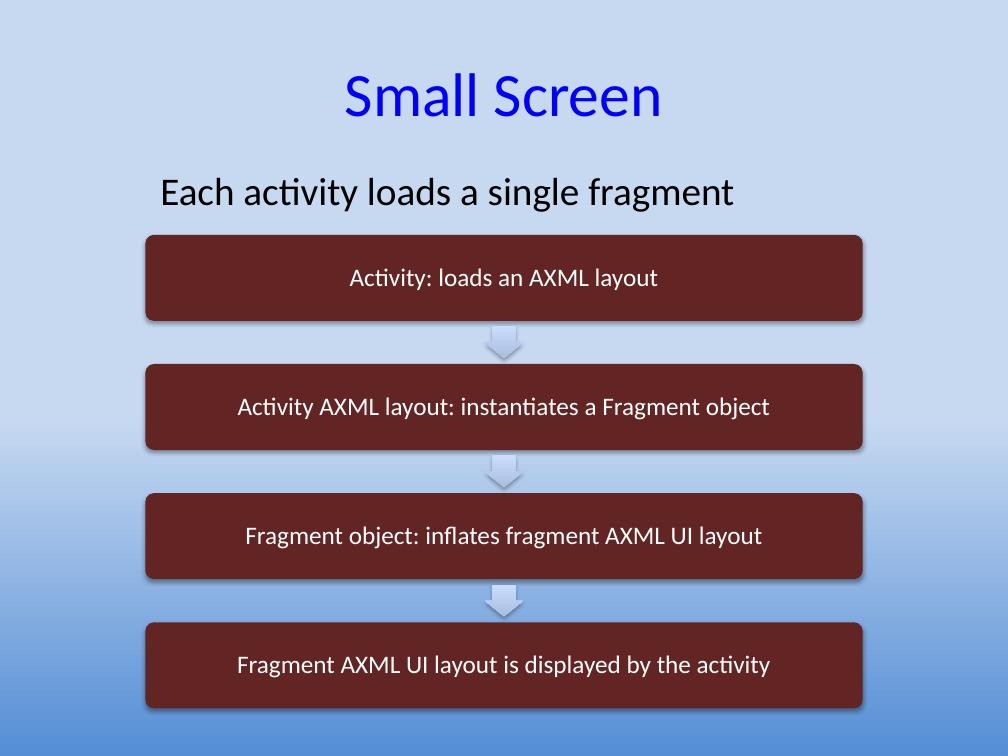
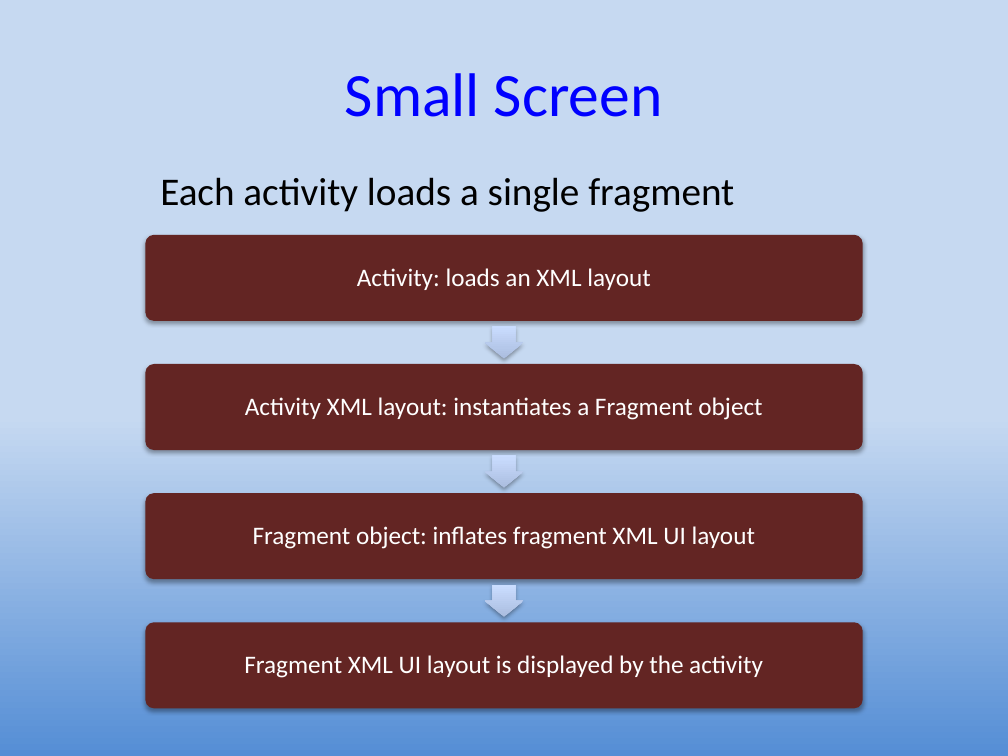
Before and after one commit to UO-CIS/CIS399Android-CourseMaterials, a slide deck: slide 10 of Notes and Slides/CIS399Wk2Day5-Fragments.pptx (slide 9 before the commit). Drawn at 1008x756 pixels with LibreOffice and Linux fonts; fonts in the diff are those of the drawing. Boxes give left, top, right and bottom in pixels: in the first picture for what was removed or moved away, otherwise in the second. Text is boxed around its words. In the diff, an @@ line names an element or a change of style, - is before the commit and + after.

```diff
--- a/Notes and Slides/CIS399Wk2Day5-Fragments.pptx
+++ b/Notes and Slides/CIS399Wk2Day5-Fragments.pptx
@@ text at box(357, 268, 650, 290): text changed @@
-Activity: loads an AXML layout
+Activity: loads an XML layout
@@ text at box(245, 397, 762, 420): text changed @@
-Activity AXML layout: instantiates a Fragment object
+Activity XML layout: instantiates a Fragment object
@@ text at box(253, 526, 755, 549): text changed @@
-Fragment object: inflates fragment AXML UI layout
+Fragment object: inflates fragment XML UI layout
@@ text at box(244, 655, 763, 678): text changed @@
-Fragment AXML UI layout is displayed by the activity
+Fragment XML UI layout is displayed by the activity
```
Also in this commit, not shown: 19 other slides changed, 3 slides added, 3 slides removed, 25 other files.
